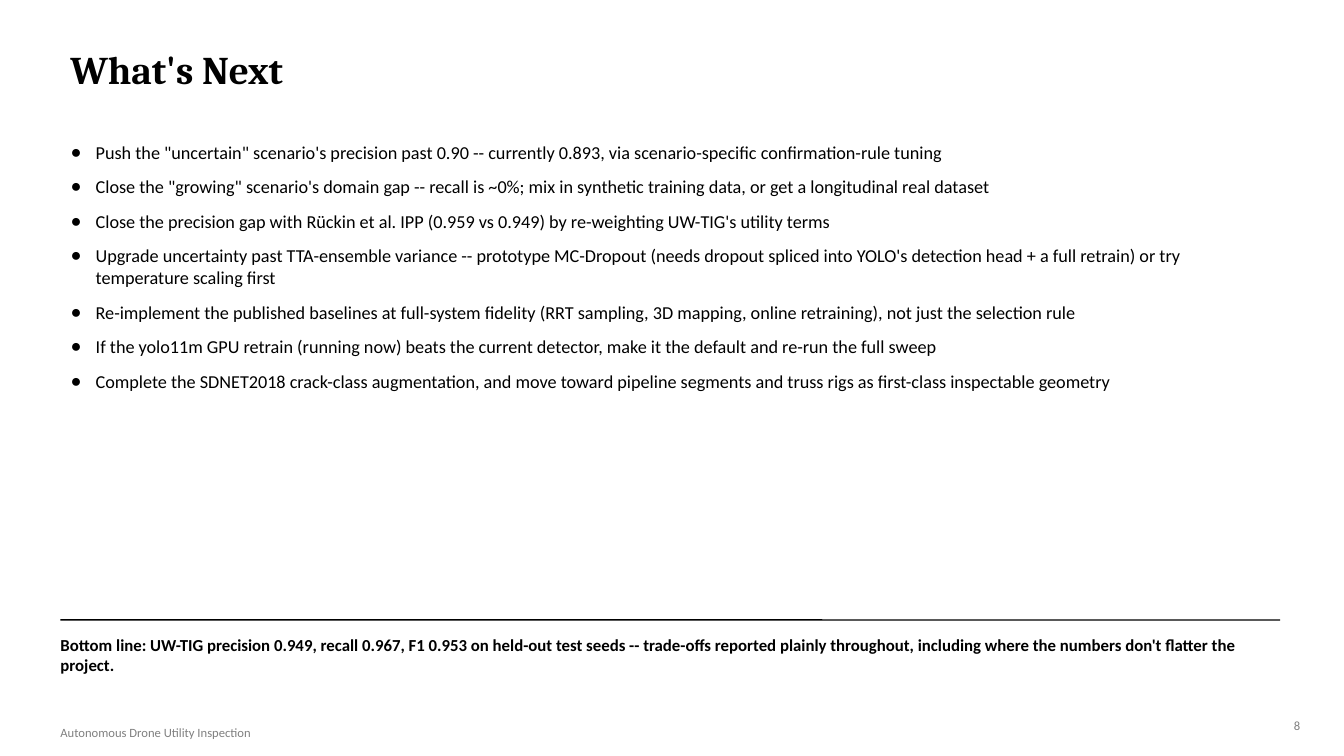
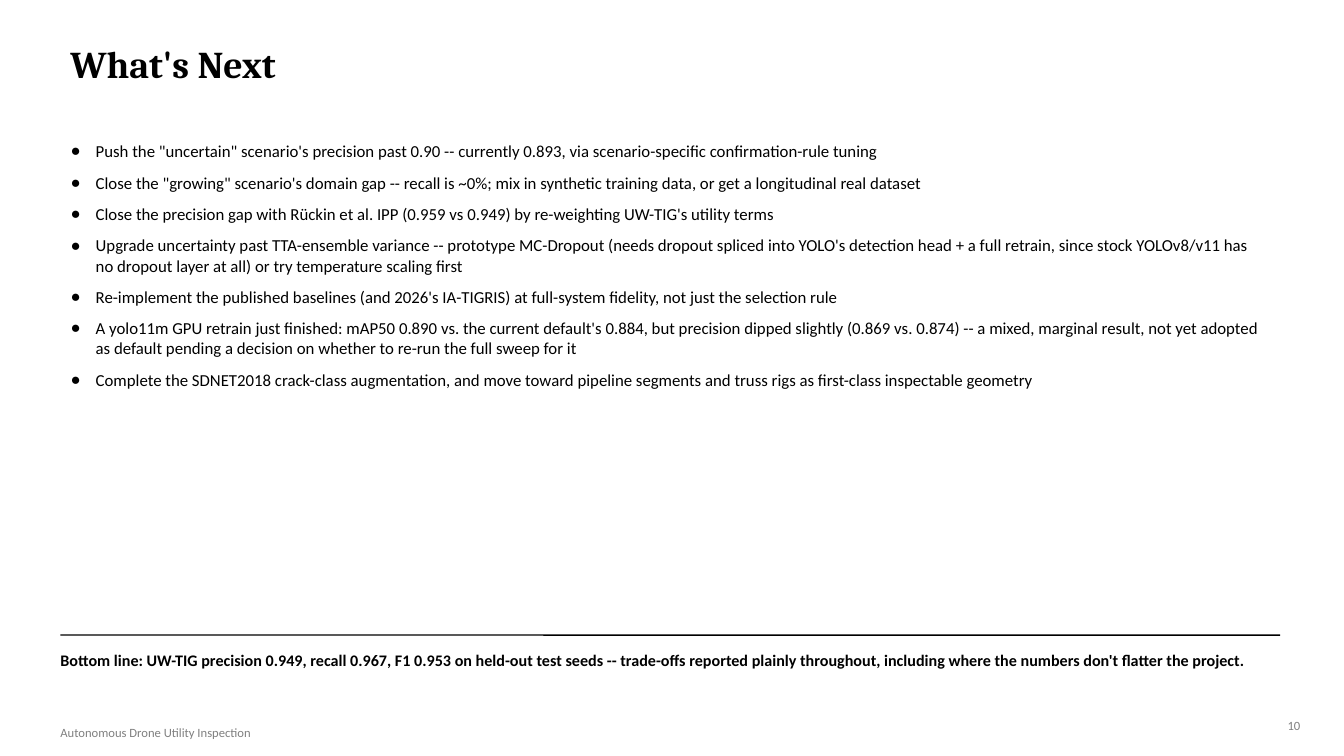
Before and after one commit to DrNeel11/project_work_1, a slide deck: slide 10 of drone-sim-today/Autonomous_Drone_Inspection_Progress.pptx (slide 8 before the commit). Drawn at 1344x756 pixels with LibreOffice and Linux fonts; fonts in the diff are those of the drawing. Boxes give left, top, right and bottom in pixels: in the first picture for what was removed or moved away, otherwise in the second. Text is boxed around its words. In the diff, an @@ line names an element or a change of style, - is before the commit and + after.

```diff
--- a/drone-sim-today/Autonomous_Drone_Inspection_Progress.pptx
+++ b/drone-sim-today/Autonomous_Drone_Inspection_Progress.pptx
@@ title "What's Next" at bbox=[70, 51, 276, 79]: size 28 to 27 pt @@
@@ text at bbox=[96, 145, 1033, 389]: size 13 to 12 pt in "Push the "uncertain" scenario's precision past 0.90 ...", "Close the "growing" scenario's domain gap -- ...", "Close the precision gap with Rückin et ...", "Complete the SDNET2018 crack-class augmentation, and move ..."; less space between paragraphs @@
@@ text at bbox=[96, 239, 1258, 357]: text changed; size 13 to 12 pt @@
-● Upgrade uncertainty past TTA-ensemble variance -- prototype MC-Dropout (needs dropout spliced into YOLO's detection head + a full retrain) or try temperature scaling first
-● Re-implement the published baselines at full-system fidelity (RRT sampling, 3D mapping, online retraining), not just the selection rule
-● If the yolo11m GPU retrain (running now) beats the current detector, make it the default and re-run the full sweep
+● Upgrade uncertainty past TTA-ensemble variance -- prototype MC-Dropout (needs dropout spliced into YOLO's detection head + a full retrain, since stock YOLOv8/v11 has no dropout layer at all) or try temperature scaling first
+● Re-implement the published baselines (and 2026's IA-TIGRIS) at full-system fidelity, not just the selection rule
+● A yolo11m GPU retrain just finished: mAP50 0.890 vs. the current default's 0.884, but precision dipped slightly (0.869 vs. 0.874) -- a mixed, marginal result, not yet adopted as default pending a decision on whether to re-run the full sweep for it
@@ text "Bottom line: UW-TIG precision 0.949, ...": place and size @@
-text "Bottom line: UW-TIG precision 0.949, ..." at bbox=[60, 639, 1235, 674]
+text "Bottom line: UW-TIG precision 0.949, ..." at bbox=[60, 654, 1244, 669]
@@ text "Bottom line: UW-TIG precision 0.949, ..." at bbox=[60, 654, 1244, 669]: size 12 to 11.5 pt @@
@@ line moved from (60, 620) - (1280, 620) to (60, 635) - (1280, 635) @@
@@ text at bbox=[1288, 722, 1301, 730]: text changed @@
-8
+10
```
Also in this commit, not shown: 7 other slides changed, 2 slides added, 1 other file.
